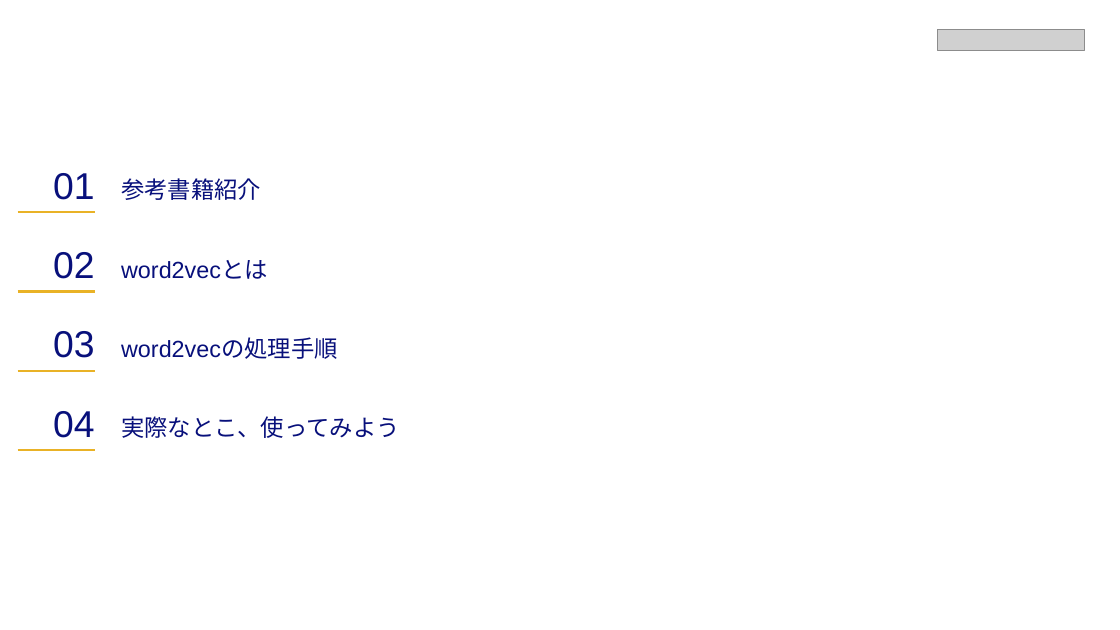
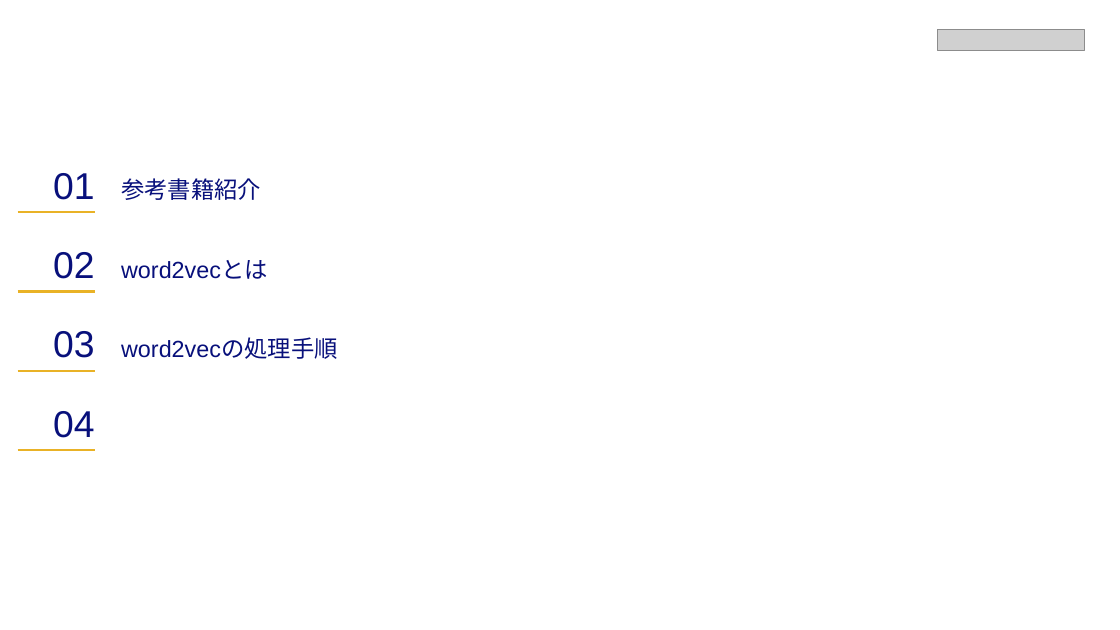
Before and after one commit to sunday-robot/DeepLerningKot, a slide deck: slide 3 of word2vecの紹介.pptx. Drawn at 1120x630 pixels with LibreOffice and Linux fonts; fonts in the diff are those of the drawing; grey boxes stand for pictures; background and template pictures are left out. Boxes give left, top, right and bottom in pixels: in the first picture for what was removed or moved away, otherwise in the second. Text is boxed around its words. In the diff, an @@ line names an element or a change of style, - is before the commit and + after.

```diff
--- a/word2vecの紹介.pptx
+++ b/word2vecの紹介.pptx
@@ table at bbox=[18, 150, 1100, 503] @@
-row 7, column 2: 実際なとこ、使ってみよう
+row 7, column 2: 
```
Also in this commit, not shown: 8 other slides changed, 2 slides added, 13 slides removed.
